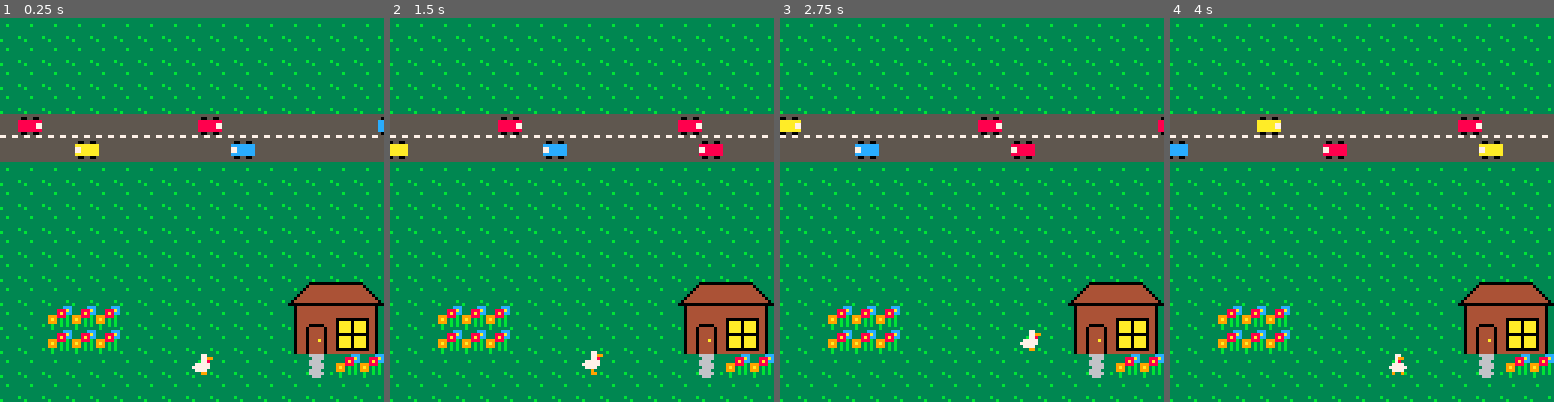
Above: before the commit, frames 1-4 (left to right).
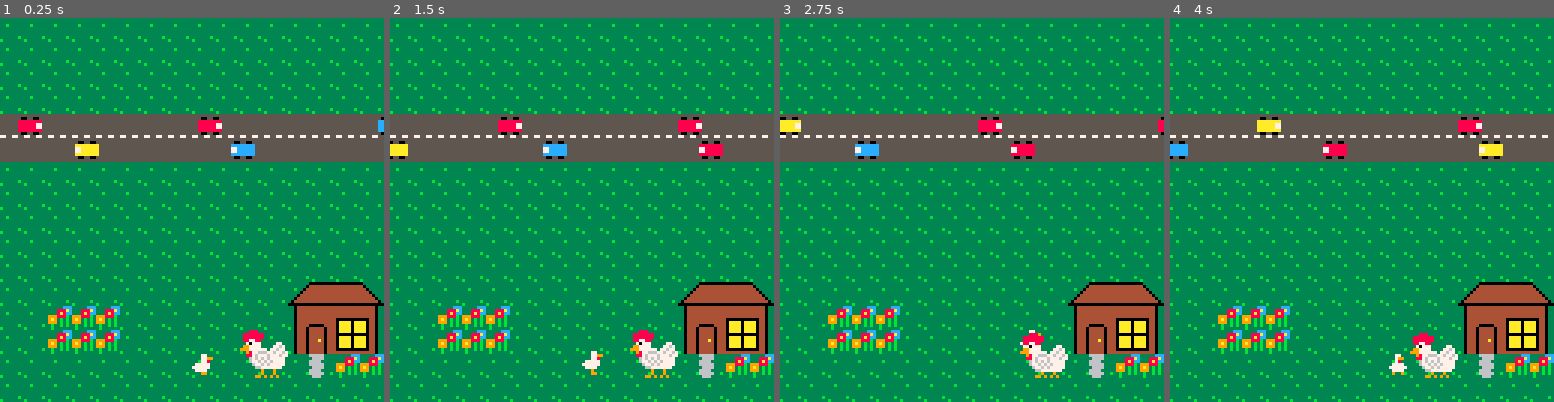
Above: after the commit, the same moments.

Repository: manon-gfx/chicken-road
Game: PICO-8 cartridge chicken-road.p8
Two runs of this game, one before a commit and one after it. Both use one fixed random seed, a clock stepped at 60 frames per second and the inputs below.
Inputs:
- Up to frame 1 (0.25 s): no input
- Up to frame 2 (1.5 s): tap X (X key) at 0.33, 1.07 s; tap O (Z key) at 0.7 s
- Up to frame 3 (2.75 s): hold Right 1.6-2.1 s; tap O (Z key) at 1.7, 2.1, 2.5 s; tap X (X key) at 1.85 s; hold Up 2.15-2.42 s; hold Right from 2.47 s (still down)
- Up to frame 4 (4 s): tap O (Z key) at 2.9, 3.3, 3.7 s; tap X (X key) at 2.97 s; release Right at 3.03 s; hold Left 3.08-3.58 s; hold Down 3.63-3.97 s

The runs differ from the first frame. In frame 1, 0.8% of the frame differs, in the area x 62-75%, y 81-94%; in frame 2, 0.8%; in frame 3, 0.8%; in frame 4, 0.8%.

Commit message:
Draw mama chicken

Diff:
--- a/chicken-road.p8
+++ b/chicken-road.p8
@@ -129,6 +129,14 @@
   sp+=(t()*4)%2
   spr(sp,px,py-1,1,1,pd==0)
  end
+
+ //draw mama chicken
+ if flr(t()*1.8)%2==0 then
+  sspr(96,16,16,14,80,-24)
+ else
+  sspr(96,16,16,14,80,-23)
+ end
+ sspr(96,30,16,2,80,-10)
 
  draw_cars()
  draw_dialogue()
